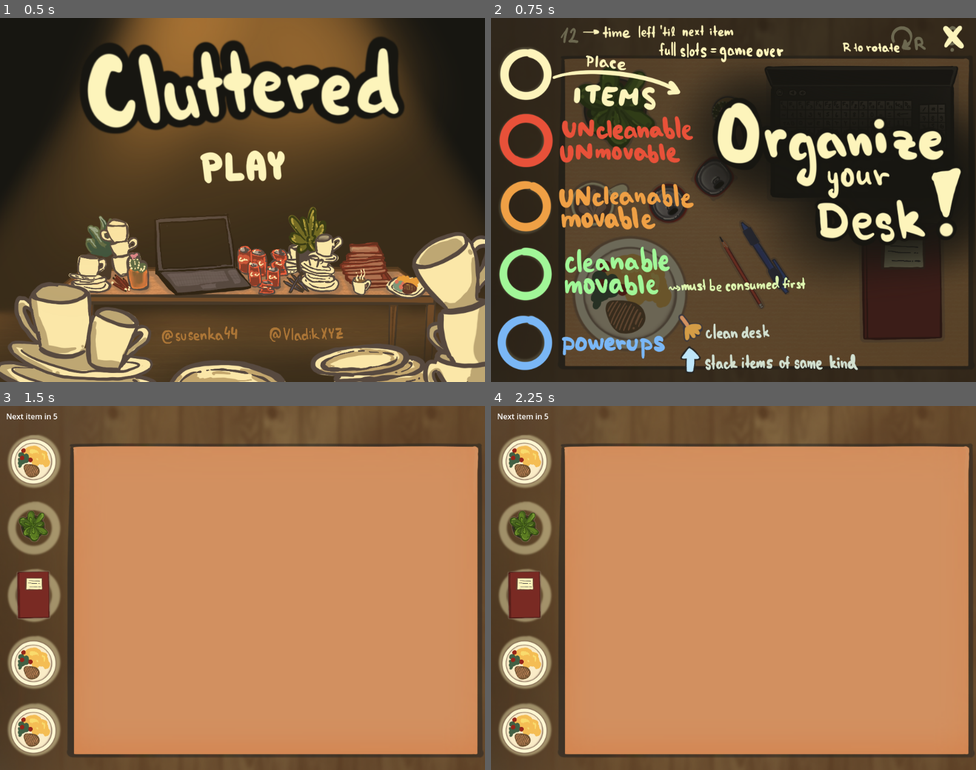
Above: before the commit, frames 1-4 (two rows, left to right).
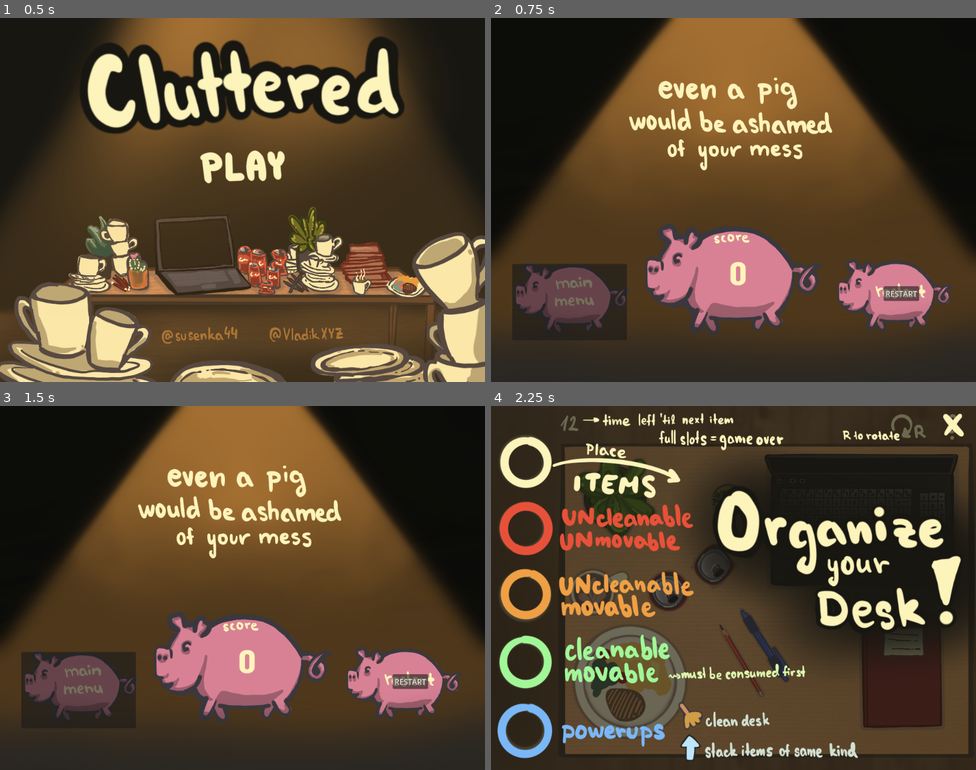
Above: after the commit, the same moments.

Repository: Nekaque/GJTraining
Game: Godot game, scene res://scenes/menu.tscn
Two runs of this game, one before a commit and one after it. Both use one fixed random seed, a clock stepped at 60 frames per second and the inputs below.
Inputs (mouse positions are in pixels of both pictures, inside the frame that each line leads up to):
- Up to frame 1 (0.5 s): no input
- Up to frame 2 (0.75 s): click (733, 167) at 0.5 s
- Up to frame 3 (1.5 s): click (460, 424) at 1.25 s
- Up to frame 4 (2.25 s): click (903, 682) at 2 s, where only the run after the commit has a clickable "RESTART"

Frame 1 is identical in both runs. In frame 2, 74% of the frame differs, in the area x 0-100%, y 0-98%; in frame 3, 97%; in frame 4, 99%, in the area x 0-100%, y 0-100%.

Commit message:
endscreen

Diff:
--- a/scenes/main.tscn
+++ b/scenes/main.tscn
@@ -7,6 +7,7 @@
 [ext_resource type="Texture2D" uid="uid://qkipgbo7m238" path="res://assets/backgrounds/tutorial.png" id="5_tbgi4"]
 [ext_resource type="Texture2D" uid="uid://bmb0qrjhpwd5b" path="res://assets/buttons/cross.png" id="6_tefeu"]
 [ext_resource type="Texture2D" uid="uid://bsl7v6g2gc1h5" path="res://assets/backgrounds/end.png" id="7_o6xl0"]
+[ext_resource type="FontFile" uid="uid://ctmyhkfdv32rt" path="res://assets/fonts/ConcertOne-Regular.ttf" id="8_3xlq0"]
 
 [sub_resource type="RectangleShape2D" id="RectangleShape2D_tbgi4"]
 size = Vector2(851, 649)
@@ -77,7 +78,6 @@
 
 [node name="End" type="CanvasLayer" parent="."]
 process_mode = 3
-visible = false
 
 [node name="TextureRect" type="TextureRect" parent="End"]
 offset_right = 1024.0
@@ -85,10 +85,13 @@
 texture = ExtResource("7_o6xl0")
 
 [node name="Score" type="Label" parent="End"]
-offset_left = 490.0
-offset_top = 512.0
-offset_right = 527.0
-offset_bottom = 535.0
+offset_left = 419.0
+offset_top = 493.0
+offset_right = 625.0
+offset_bottom = 609.0
+theme_override_colors/font_color = Color(0.992157, 0.956863, 0.733333, 1)
+theme_override_fonts/font = ExtResource("8_3xlq0")
+theme_override_font_sizes/font_size = 72
 text = "1000"
 horizontal_alignment = 1
 
@@ -109,11 +112,10 @@
 text = "RESTART"
 
 [node name="Button2" type="Button" parent="End"]
-offset_left = 131.0
-offset_top = 570.0
-offset_right = 235.0
-offset_bottom = 601.0
-text = "MAIN MENU"
+offset_left = 45.0
+offset_top = 519.0
+offset_right = 287.0
+offset_bottom = 680.0
 
 [connection signal="timeout" from="Timer" to="." method="_on_timer_timeout"]
 [connection signal="pressed" from="Tutorial/TextureButton" to="." method="_on_texture_button_pressed"]
Binary file changed: assets/backgrounds/end.png
Binary file added: assets/buttons/back_to_main_pig.png
Not shown, added: assets/buttons/back_to_main_pig.png.import
Binary file added: assets/fonts/ConcertOne-Regular.ttf
Not shown, added: assets/fonts/ConcertOne-Regular.ttf.import
Not shown: 1 places in scenes/main.tscn that only renumber resources
